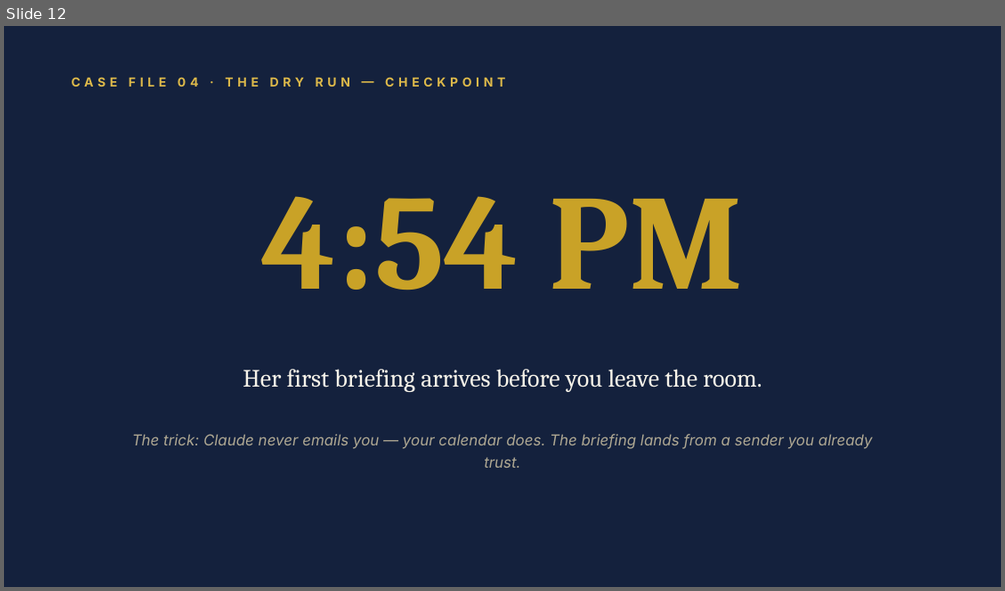
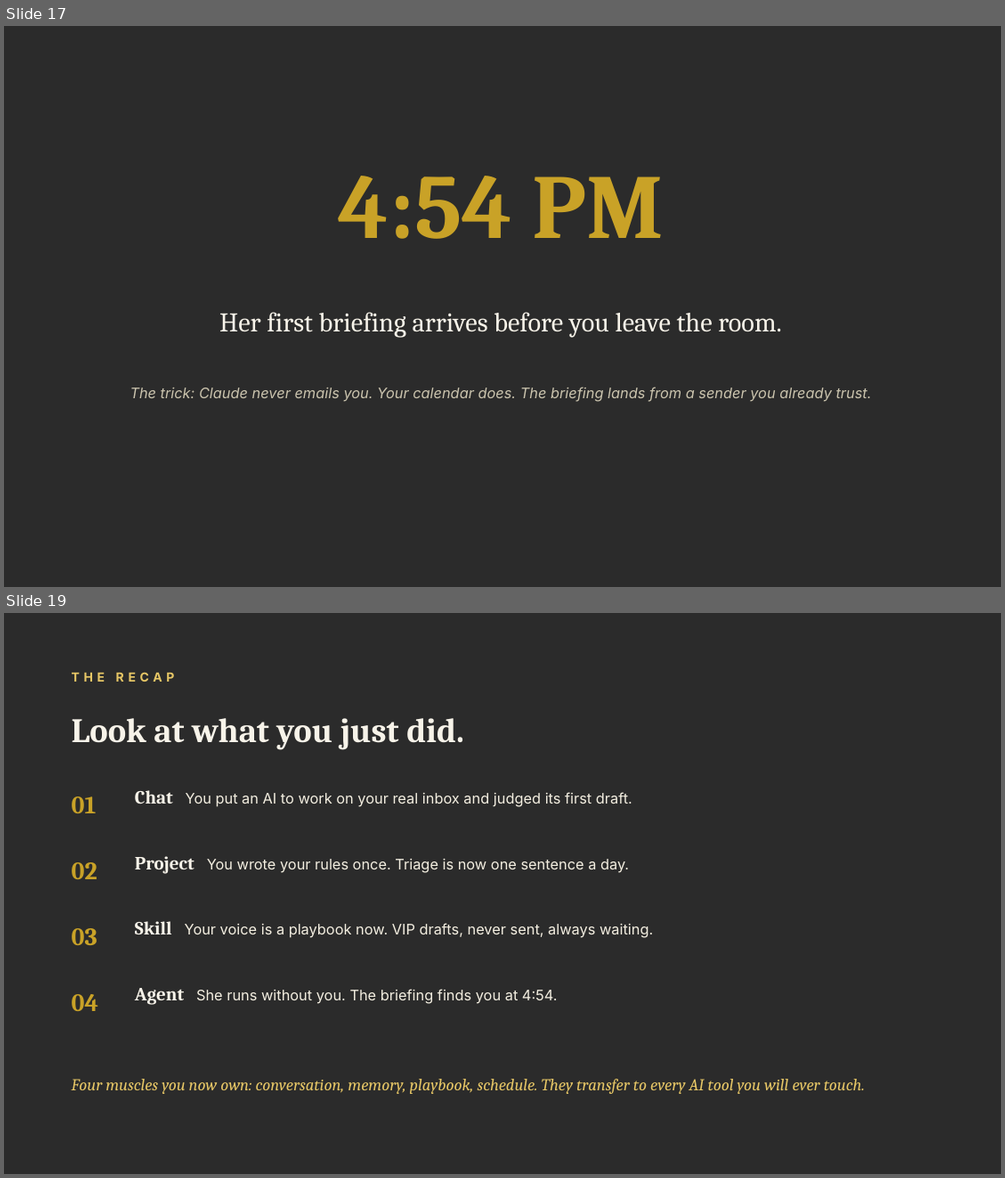
Before and after one commit to denisekgosnell/Donna, a slide deck: assets/build-your-own-donna.pptx. Shown one above the other, each under a label of ours: slide 12 before the commit, slides 17 and 19 after it; the slides between them are not shown. The pictures are 1005x591 and 1005x1178 pixels, drawn with LibreOffice and Linux fonts; fonts in the diff are those of the drawing; background and template pictures are left out; a plain dark background stands for a picture behind light text. Boxes give left, top, right and bottom in pixels: in the first picture for what was removed or moved away, otherwise in the second. Text is boxed around its words. In the diff, an @@ line names an element or a change of style, - is before the commit and + after.

```diff
--- a/assets/build-your-own-donna.pptx
+++ b/assets/build-your-own-donna.pptx
@@ slide 19 added at (4,613,1001,1174), background picture (left out) @@
@@ text added at (72,672,175,682), 12 pt, text #E7C766, bold @@
+THE RECAP
@@ text added at (72,718,464,750), 33 pt, text #F7F3E9, bold @@
+Look at what you just did.
@@ text added at (72,796,97,813), 24 pt, text #C9A227, bold @@
+01
@@ text added at (135,790,632,807), 14 pt, text #F4EFE1 @@
+Chat You put an AI to work on your real inbox and judged its first draft.
@@ text added at (72,862,97,879), 24 pt, text #C9A227, bold @@
+02
@@ text added at (135,856,629,874), 14 pt, text #F4EFE1 @@
+Project You wrote your rules once. Triage is now one sentence a day.
@@ text added at (72,928,97,945), 24 pt, text #C9A227, bold @@
+03
@@ text added at (135,921,653,938), 14 pt, text #F4EFE1 @@
+Skill Your voice is a playbook now. VIP drafts, never sent, always waiting.
@@ text added at (72,994,98,1011), 24 pt, text #C9A227, bold @@
+04
@@ text added at (135,988,558,1005), 14 pt, text #F4EFE1 @@
+Agent She runs without you. The briefing finds you at 4:54.
@@ text added at (72,1078,865,1094), 16 pt, text #E7C766, italic @@
+Four muscles you now own: conversation, memory, playbook, schedule. They transfer to every AI tool you will ever touch.
@@ what was slide 12 is now slide 17 @@
@@ slide 17 changed as well @@
@@ background #14213D to picture (left out) @@
@@ text removed at (72,77,505,87) @@
-CASE FILE 04 · THE DRY RUN — CHECKPOINT
@@ text "4:54 PM" at (339,176,664,239): size 130 to 88 pt @@
@@ text "Her first briefing arrives before ...": place and size @@
-text "Her first briefing arrives before ..." at (243,369,761,392)
+text "Her first briefing arrives before ..." at (219,312,782,338)
@@ text "Her first briefing arrives before ..." at (219,312,782,338): size 24 to 26 pt @@
@@ text at (130,386,872,402): text changed; size 14.5 to 14 pt; text colour #AFA893 to #CBC4AE @@
-The trick: Claude never emails you — your calendar does. The briefing lands from a sender you already trust.
+The trick: Claude never emails you. Your calendar does. The briefing lands from a sender you already trust.
```
Also in this commit, not shown: 13 other slides changed, 6 other slides added, 9 other files.
